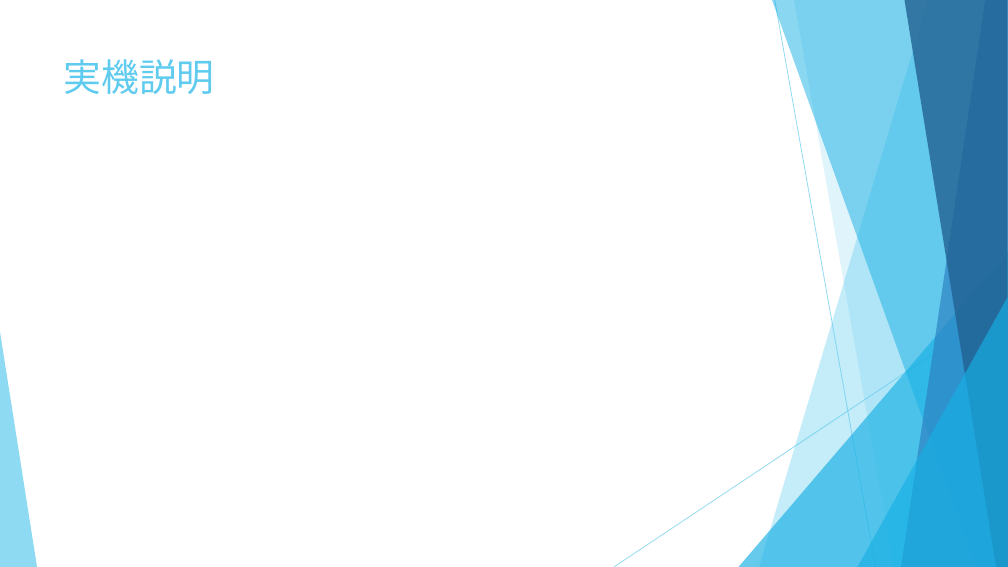
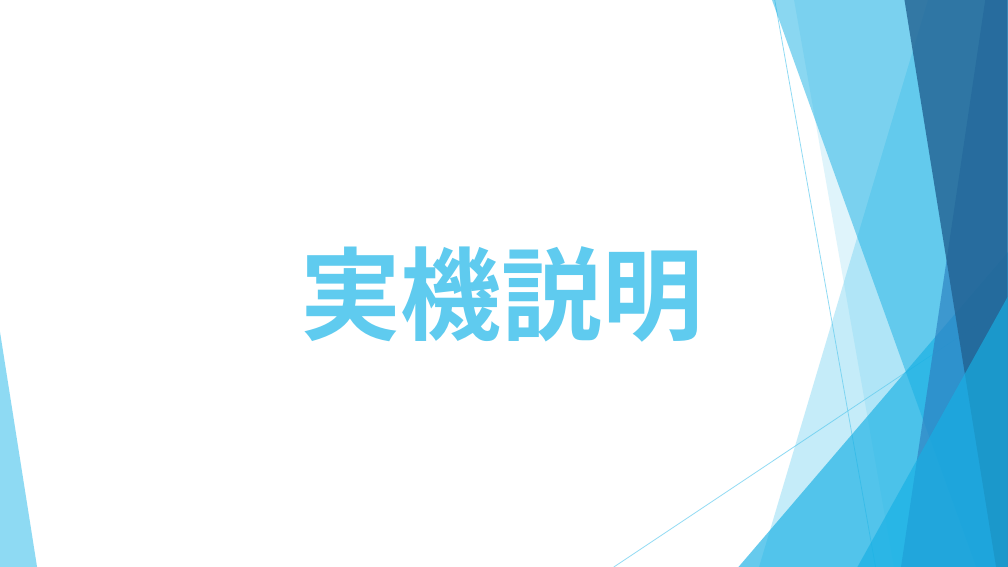
Before and after one commit to TaniIan/flutter_application_1, a slide deck: slide 5 of Todoアプリ_谷維案.pptx. Drawn at 1008x567 pixels with LibreOffice and Linux fonts; fonts in the diff are those of the drawing. Boxes give left, top, right and bottom in pixels: in the first picture for what was removed or moved away, otherwise in the second. Text is boxed around its words. In the diff, an @@ line names an element or a change of style, - is before the commit and + after.

```diff
--- a/Todoアプリ_谷維案.pptx
+++ b/Todoアプリ_谷維案.pptx
@@ title "実機説明": place and size @@
-title "実機説明" at <box>64,59,215,94</box>
+title "実機説明" at <box>300,246,703,342</box>
@@ title "実機説明" at <box>300,246,703,342</box>: size 36 to 96 pt, bold on @@
```
Also in this commit, not shown: 6 other slides changed, 2 other files.
